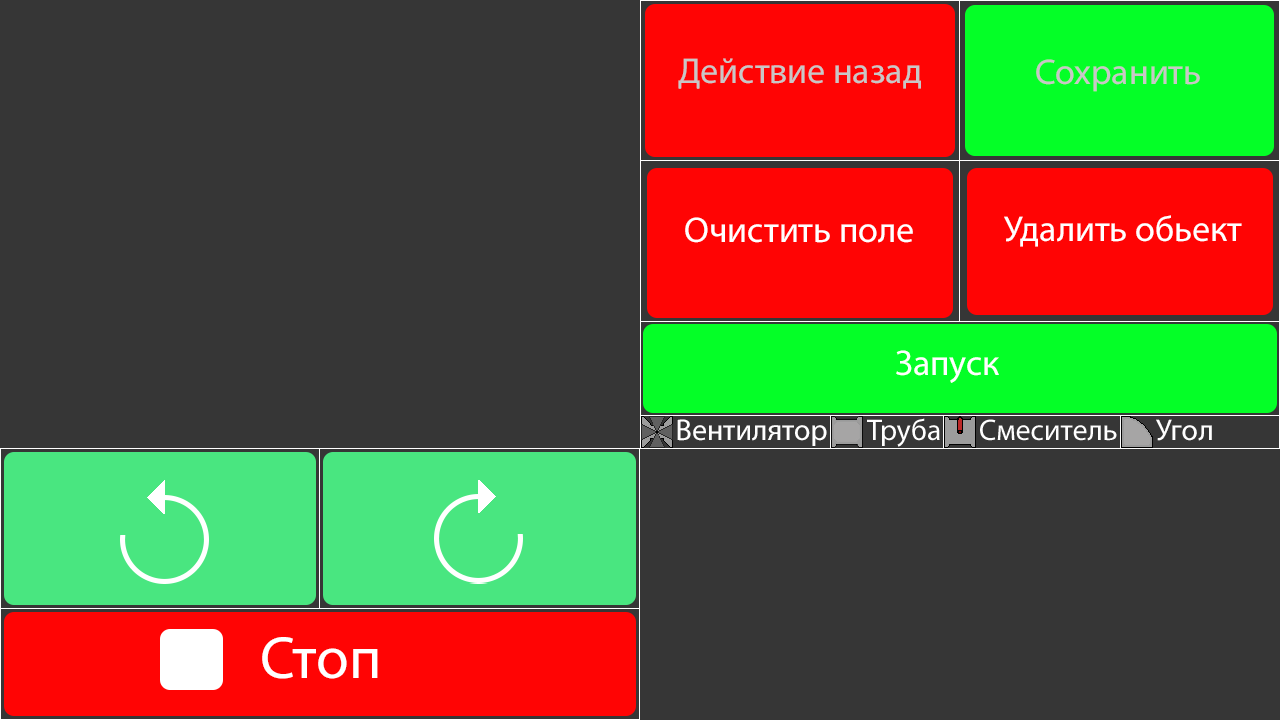
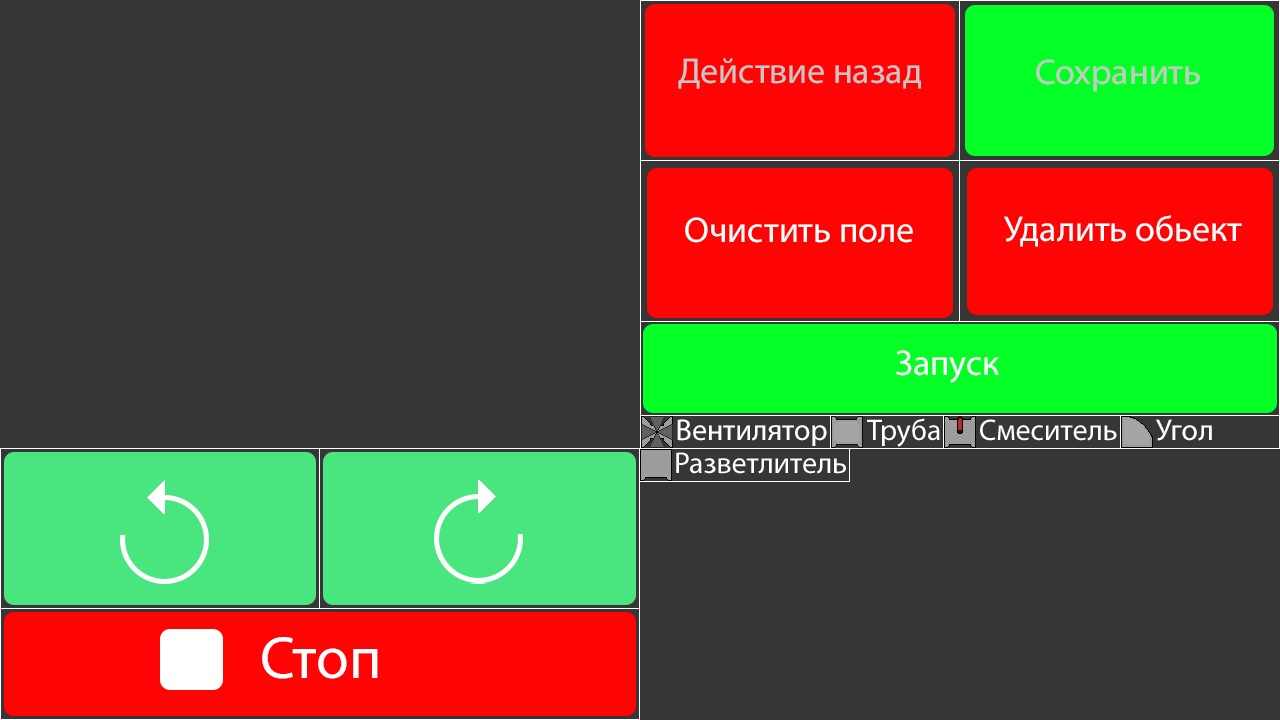
Layer changes from the first 1280 x 720 image to the second:
added layer "тройник" above "Разветлитель" over [left=640, top=449, right=672, bottom=481]
added layer "Разветлитель" above "Стоп" over [left=676, top=452, right=846, bottom=474]
painted on "смеситель 0" over [left=640, top=449, right=850, bottom=482]
